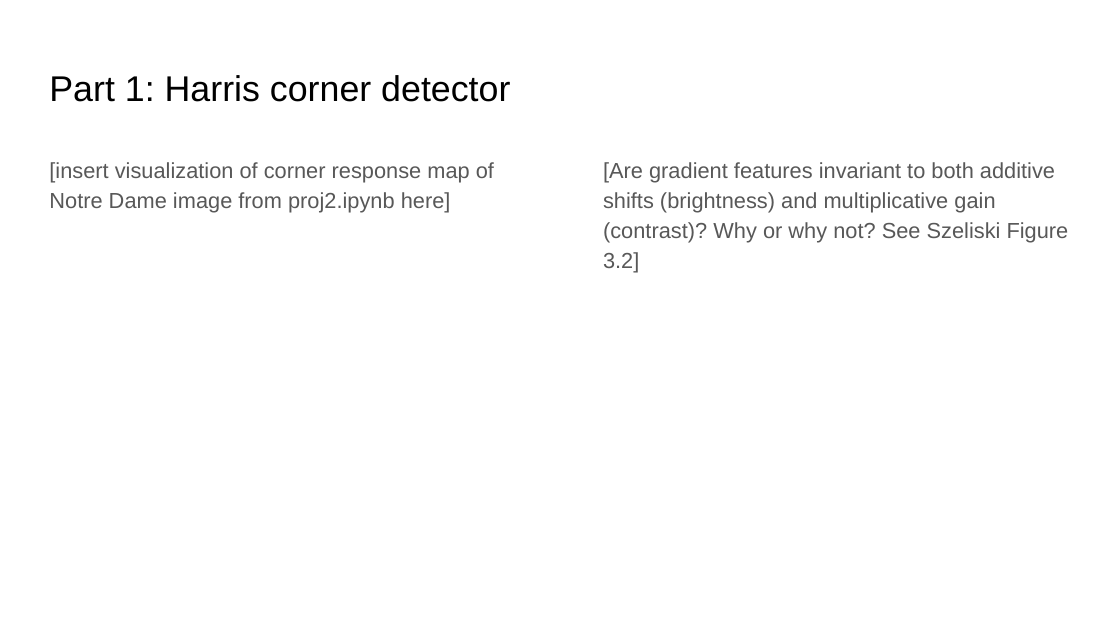
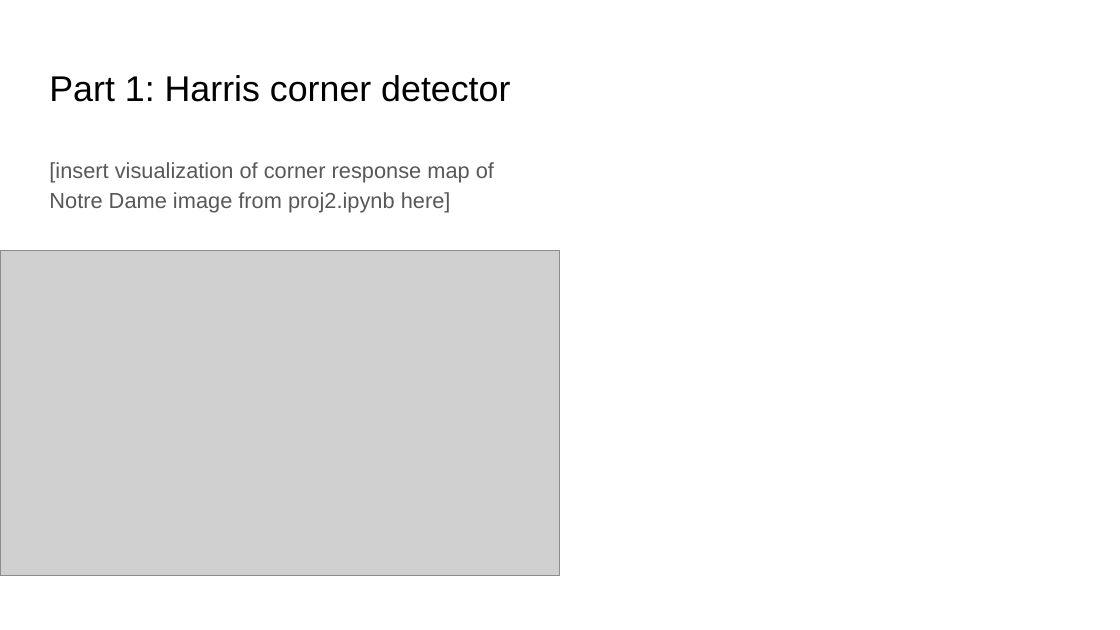
Before and after one commit to ShuvoNewaz/CS-6476-Projects-Fall2022, a slide deck: slide 4 of docs/proj2_report.pptx. Drawn at 1120x630 pixels with LibreOffice and Linux fonts; fonts in the diff are those of the drawing; grey boxes stand for pictures. Boxes give left, top, right and bottom in pixels: in the first picture for what was removed or moved away, otherwise in the second. Text is boxed around its words. In the diff, an @@ line names an element or a change of style, - is before the commit and + after.

```diff
--- a/docs/proj2_report.pptx
+++ b/docs/proj2_report.pptx
@@ text removed at (603, 162, 1069, 272) @@
-[Are gradient features invariant to both additive shifts (brightness) and multiplicative gain (contrast)? Why or why not? See Szeliski Figure 3.2]
@@ picture added at (0, 251, 560, 576) @@
```
Also in this commit, not shown: 18 other slides changed, 1 slide added, 1 slide removed, 1 other file.
